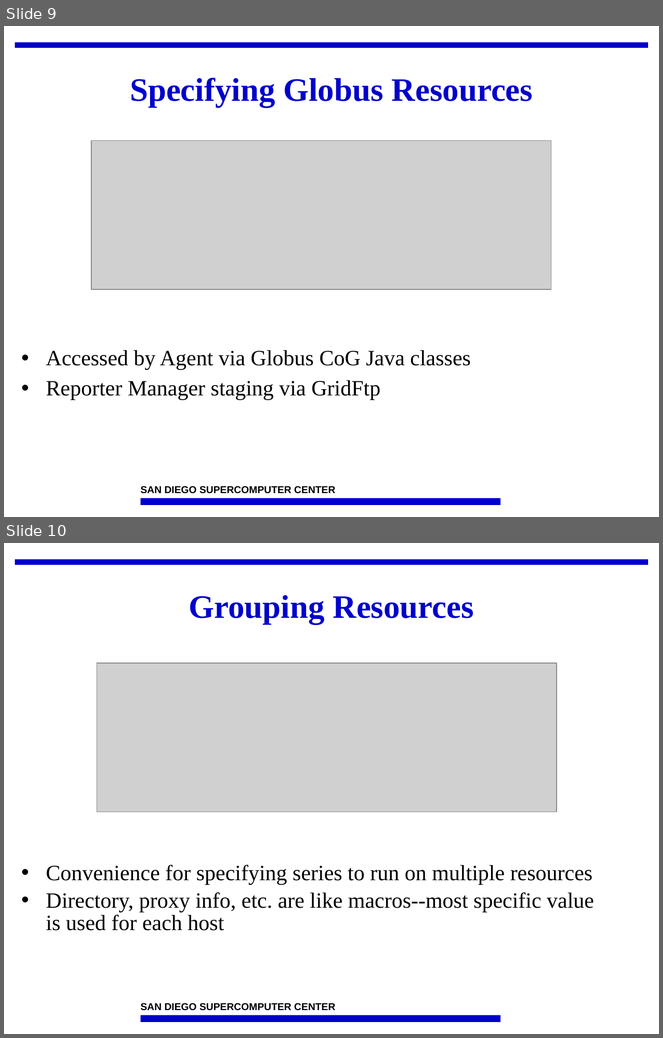
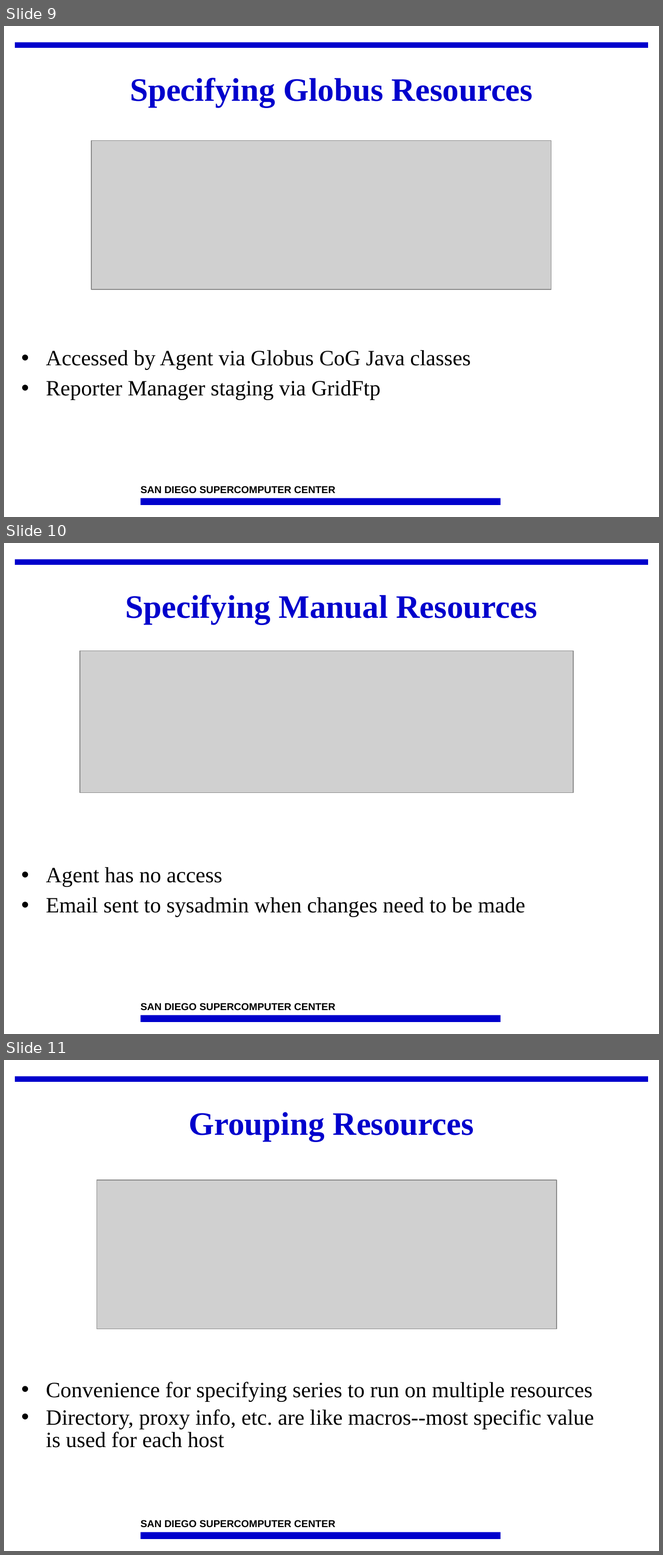
Before and after one commit to IncaProject/inca-xsede, a slide deck: talks/2008workshop/incat.ppt. Shown one above the other, each under a label of ours: slides 9 and 10 before the commit, slides 9, 10 and 11 after it. The pictures are 663x1038 and 663x1555 pixels, drawn with LibreOffice and Linux fonts; fonts in the diff are those of the drawing; grey boxes stand for pictures; background and template pictures are left out. Boxes give left, top, right and bottom in pixels: in the first picture for what was removed or moved away, otherwise in the second. Text is boxed around its words. In the diff, an @@ line names an element or a change of style, - is before the commit and + after.

```diff
--- a/talks/2008workshop/incat.ppt
+++ b/talks/2008workshop/incat.ppt
@@ slide 10 added at (x1=4, y1=543, x2=659, y2=1034), background #FFFFFF; not listed: 3 template elements that a slide beside it also shows @@
@@ title added at (x1=125, y1=594, x2=538, y2=624), 36 pt, text #0000CC, bold @@
+Specifying Manual Resources
@@ picture added at (x1=80, y1=651, x2=573, y2=793) @@
@@ text added at (x1=46, y1=867, x2=526, y2=917), 24 pt, text #000000 @@
+• Agent has no access
+• Email sent to sysadmin when changes need to be made
@@ what was slide 10 is now slide 11 @@
```
Also in this commit, not shown: 2 slides changed, 1 other slide added, 1 other file.
